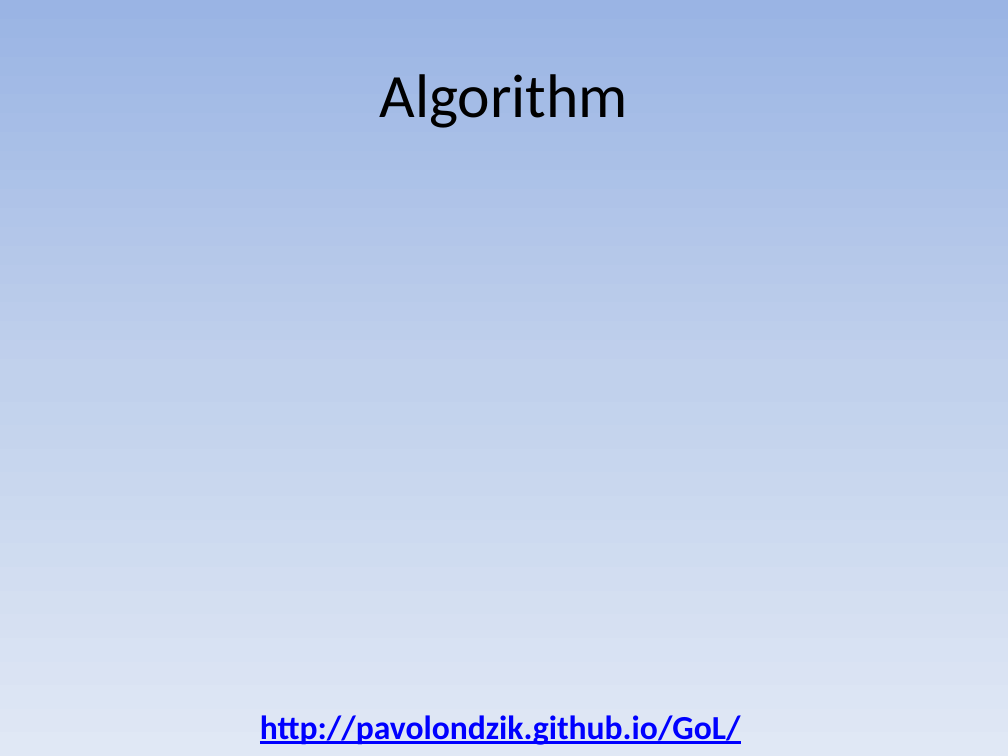
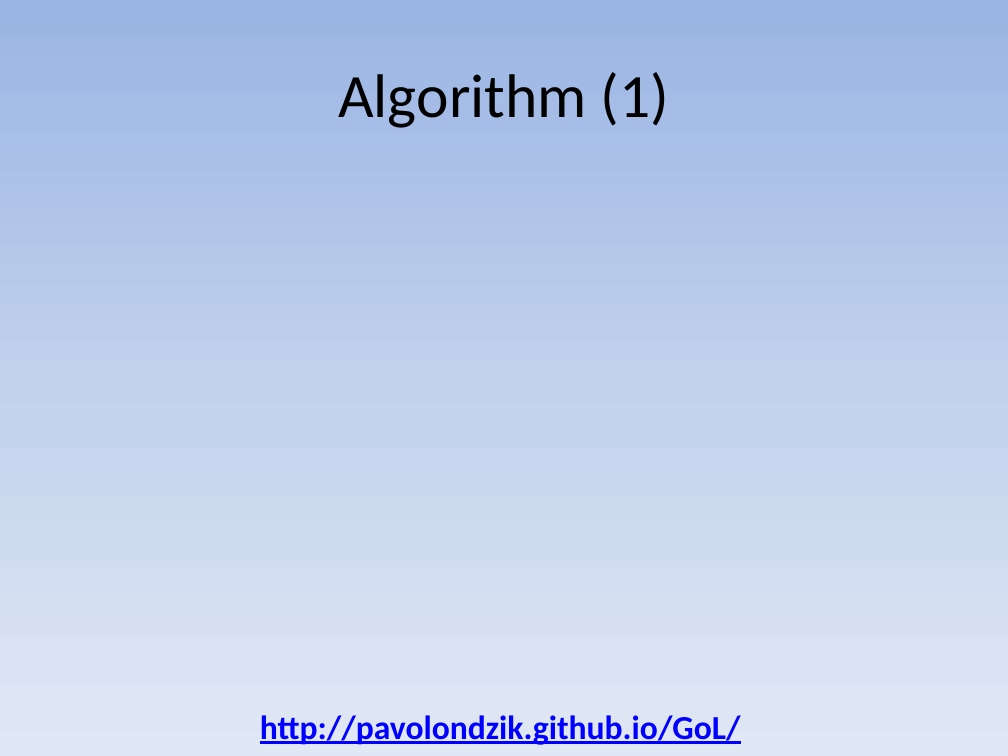
Before and after one commit to pavolondzik/GoL, a slide deck: slide 7 of Conway's Game of Life.pptx (slide 6 before the commit). Drawn at 1008x756 pixels with LibreOffice and Linux fonts; fonts in the diff are those of the drawing. Boxes give left, top, right and bottom in pixels: in the first picture for what was removed or moved away, otherwise in the second. Text is boxed around its words. In the diff, an @@ line names an element or a change of style, - is before the commit and + after.

```diff
--- a/Conway's Game of Life.pptx
+++ b/Conway's Game of Life.pptx
@@ title at (338, 72, 670, 128): text changed @@
-Algorithm
+Algorithm (1)
```
Also in this commit, not shown: 2 other slides changed, 2 slides added, 4 other files.
